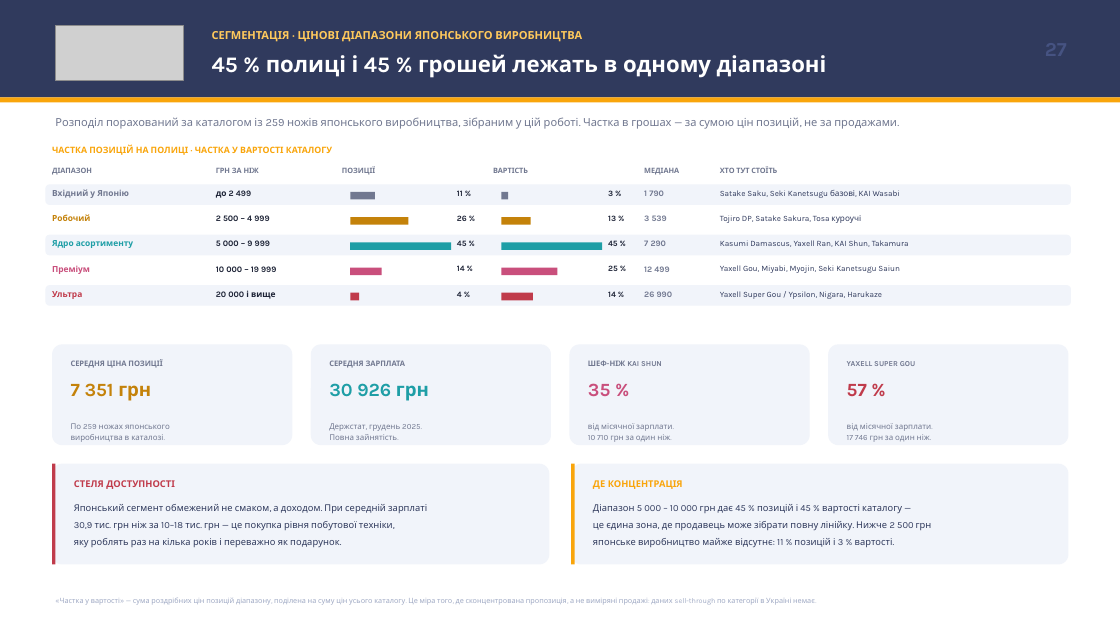
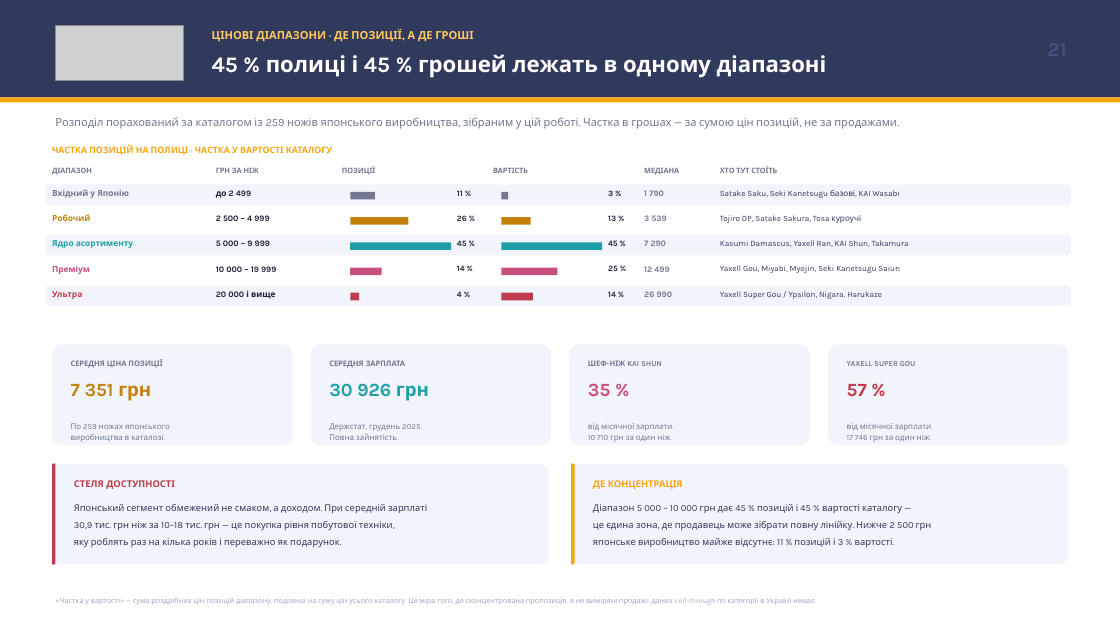
Before and after one commit to IllyaChaplygin/Chaplygin-Illya, a slide deck: slide 21 of Japanese_Knives_Ukraine_Market_Research.pptx (slide 27 before the commit). Drawn at 1120x630 pixels with LibreOffice and Linux fonts; fonts in the diff are those of the drawing; grey boxes stand for pictures. Boxes give left, top, right and bottom in pixels: in the first picture for what was removed or moved away, otherwise in the second. Text is boxed around its words. In the diff, an @@ line names an element or a change of style, - is before the commit and + after.

```diff
--- a/Japanese_Knives_Ukraine_Market_Research.pptx
+++ b/Japanese_Knives_Ukraine_Market_Research.pptx
@@ text at box(212, 29, 473, 42): text changed @@
-СЕГМЕНТАЦІЯ · ЦІНОВІ ДІАПАЗОНИ ЯПОНСЬКОГО ВИРОБНИЦТВА
+ЦІНОВІ ДІАПАЗОНИ · ДЕ ПОЗИЦІЇ, А ДЕ ГРОШІ
```
Also in this commit, not shown: 28 other slides changed, 15 slides removed.
